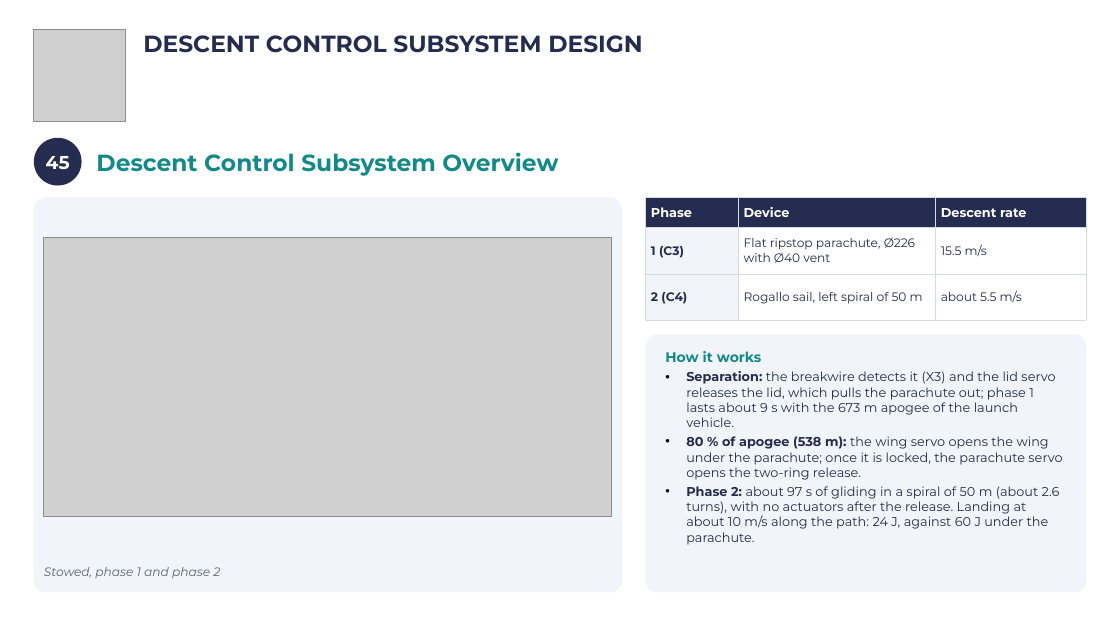
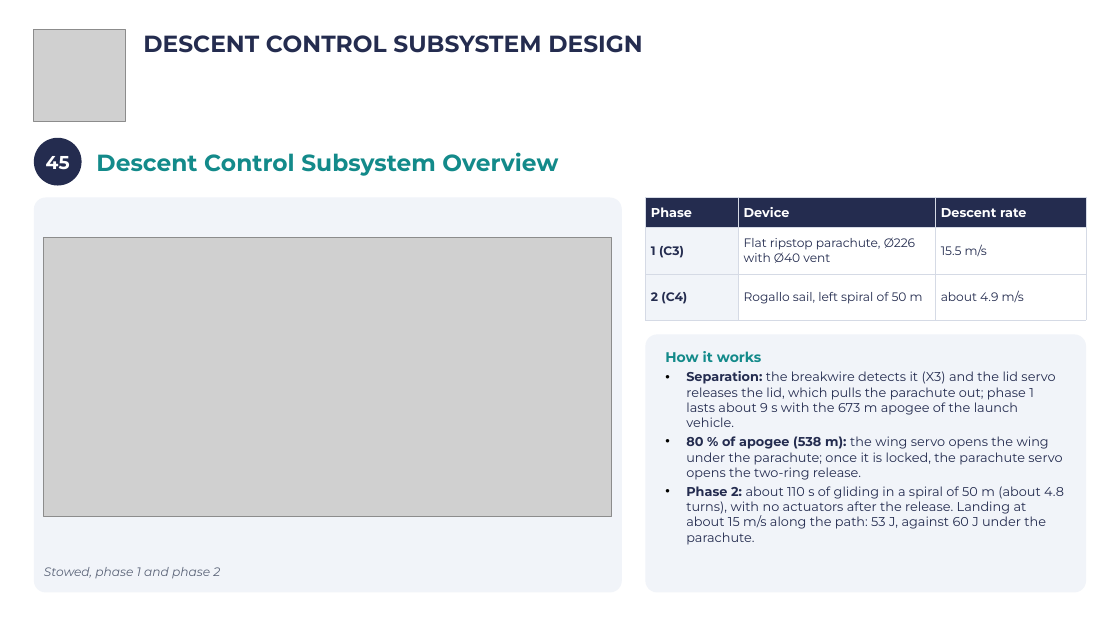
Before and after one commit to Caetano18/proyecto, a slide deck: slide 48 of cansat_pdr/laminas_plantilla/CanSat_PDR_Hermes_V2.pptx. Drawn at 1120x630 pixels with LibreOffice and Linux fonts; fonts in the diff are those of the drawing; grey boxes stand for pictures; background and template pictures are left out. Boxes give left, top, right and bottom in pixels: in the first picture for what was removed or moved away, otherwise in the second. Text is boxed around its words. In the diff, an @@ line names an element or a change of style, - is before the commit and + after.

```diff
--- a/cansat_pdr/laminas_plantilla/CanSat_PDR_Hermes_V2.pptx
+++ b/cansat_pdr/laminas_plantilla/CanSat_PDR_Hermes_V2.pptx
@@ table at <box>645,197,1086,320</box> @@
-row 3, column 3: about 5.5 m/s
+row 3, column 3: about 4.9 m/s
@@ text in rounded rectangle at <box>686,486,1064,545</box>: text changed @@
-• Phase 2: about 97 s of gliding in a spiral of 50 m (about 2.6 turns), with no actuators after the release. Landing at about 10 m/s along the path: 24 J, against 60 J under the parachute.
+• Phase 2: about 110 s of gliding in a spiral of 50 m (about 4.8 turns), with no actuators after the release. Landing at about 15 m/s along the path: 53 J, against 60 J under the parachute.
```
Also in this commit, not shown: 2 other slides changed, 13 other files.
